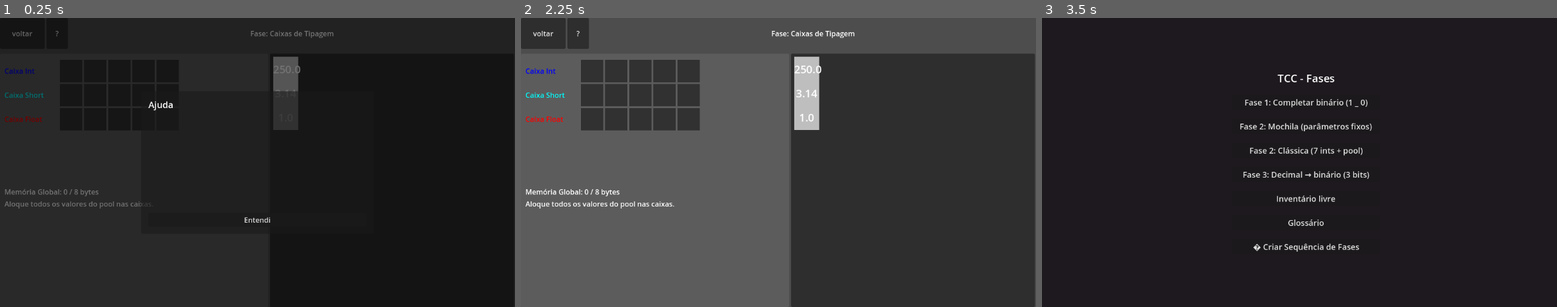
Above: before the commit, frames 1-3 (left to right).
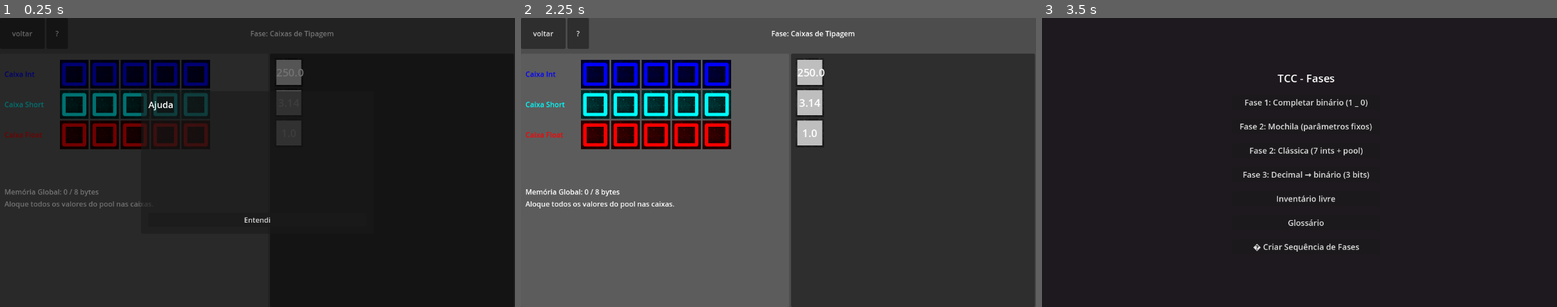
Above: after the commit, the same moments.

Repository: CorumbsDev/TCC
Game: Godot game, scene res://Inventory/fases/type_box_phase.tscn
Same seed, same stepped clock (60 frames per second), same inputs: the game is played once before the commit and once after it. This scene is started directly instead of the project's main scene.
Inputs:
- Up to frame 1 (0.25 s): no input
- Up to frame 2 (2.25 s): click "voltar" at 0.5 s; click "?" at 1.25 s; click "Entendi" at 2 s
- Up to frame 3 (3.5 s): click "voltar" at 2.75 s

The runs differ from the first frame. In frame 1, 5.2% of the frame differs, in the area x 1-59%, y 13-46%; in frame 2, 9.9%, in the area x 0-59%, y 13-46%; in frame 3, nothing differs.

Commit message:
Update type_box_phase.gd

Diff:
--- a/Inventory/fases/type_box_phase.gd
+++ b/Inventory/fases/type_box_phase.gd
@@ -101,15 +101,16 @@
 		title.custom_minimum_size = Vector2(120, 0)
 		box_container.add_child(title)
 
-		var slot_container = HBoxContainer.new()
+		var slot_container = GridContainer.new()
+		slot_container.columns = min(config.box_slot_count, 8) # Quebra linha após 8
 		box_container.add_child(slot_container)
 
 		# Criar slots base para cada caixa usando a configuração
 		var slots = []
 		for i in range(config.box_slot_count):
-			var slot = ColorRect.new()
-			slot.custom_minimum_size = Vector2(50, 50)
-			slot.color = Color(0.15, 0.15, 0.15, 0.8) # Fundo escuro simples
+			var slot = preload("res://Inventory/slots/slot.tscn").instantiate()
+			slot.modulate = t.color
+			slot.self_modulate = Color(1.2, 1.2, 1.2) # Realça um pouco
 
 			# Usamos meta para identificar a caixa e o tipo
 			slot.set_meta("is_type_box", true)
@@ -153,9 +154,7 @@
 		values_to_spawn = config.initial_raw_values
 
 	for raw_val_str in values_to_spawn:
-		var slot = ColorRect.new()
-		slot.custom_minimum_size = Vector2(50, 50)
-		slot.color = Color(0.15, 0.15, 0.15, 0.8)
+		var slot = preload("res://Inventory/slots/slot.tscn").instantiate()
 		slot.set_meta("is_pool", true)
 		slot.set_meta("item_stored", null)
 
@@ -165,7 +164,7 @@
 		item.update_label_display()
 
 		slot.add_child(item)
-		item.position = Vector2(25, 25) # center
+		item.position = Vector2(32, 32) # center
 		slot.set_meta("item_stored", item)
 
 		pool_grid_node.add_child(slot)
@@ -174,13 +173,12 @@
 
 func _on_box_slot_entered(slot):
 	current_slot = slot
-	if item_held and item_held.data_type == ItemRef.DataType.RAW:
+	if item_held:
 		can_place = true
-		hint_label.text = "Solte o valor aqui para converter para " + slot.get_meta("box_name") + "."
-	else:
-		can_place = false
-		if item_held:
-			hint_label.text = "Você só pode colocar valores RAW nestas caixas."
+		if item_held.data_type == ItemRef.DataType.RAW:
+			hint_label.text = "Solte o valor aqui para tipar como " + slot.get_meta("box_name") + "."
+		else:
+			hint_label.text = "Solte para converter de " + _get_type_name(item_held.data_type) + " para " + slot.get_meta("box_name") + "."
 
 func _on_pool_slot_entered(slot):
 	current_slot = slot
@@ -204,7 +202,15 @@
 
 		var target_type = current_slot.get_meta("box_type")
 		var target_name = current_slot.get_meta("box_name")
-		var val_to_convert = item_held.value_float
+
+		# Pega o valor atualizado considerando o tipo atual
+		var val_to_convert = 0.0
+		if item_held.data_type == ItemRef.DataType.RAW:
+			val_to_convert = item_held.value_float
+		elif item_held.data_type in [ItemRef.DataType.FLOAT, ItemRef.DataType.DOUBLE, ItemRef.DataType.FP8, ItemRef.DataType.FP16]:
+			val_to_convert = item_held.value_float
+		else:
+			val_to_convert = float(item_held.value)
 
 		# Verifica conversão
 		var deg = _check_degradation(target_name, val_to_convert)
@@ -230,7 +236,7 @@
 			item_held.get_parent().remove_child(item_held)
 			current_slot.add_child(item_held)
 
-		item_held.position = Vector2(25, 25)
+		item_held.position = Vector2(32, 32)
 		current_slot.set_meta("item_stored", item_held)
 		item_held.selected = false
 		item_held = null
@@ -254,7 +260,7 @@
 			item_held.get_parent().remove_child(item_held)
 			current_slot.add_child(item_held)
 
-		item_held.position = Vector2(25, 25)
+		item_held.position = Vector2(32, 32)
 		current_slot.set_meta("item_stored", item_held)
 		item_held.selected = false
 		item_held = null
@@ -318,3 +324,13 @@
 	if used > global_capacity: return false
 	if pending_raw_values > 0: return false
 	return true
+
+func _get_type_name(dt) -> String:
+	if dt == ItemRef.DataType.INT: return "Int"
+	if dt == ItemRef.DataType.SHORT_INT: return "Short"
+	if dt == ItemRef.DataType.FLOAT: return "Float"
+	if dt == ItemRef.DataType.DOUBLE: return "Double"
+	if dt == ItemRef.DataType.FP8: return "FP8"
+	if dt == ItemRef.DataType.FP16: return "FP16"
+	if dt == ItemRef.DataType.BOOLEAN: return "Boolean"
+	return "Desconhecido"
